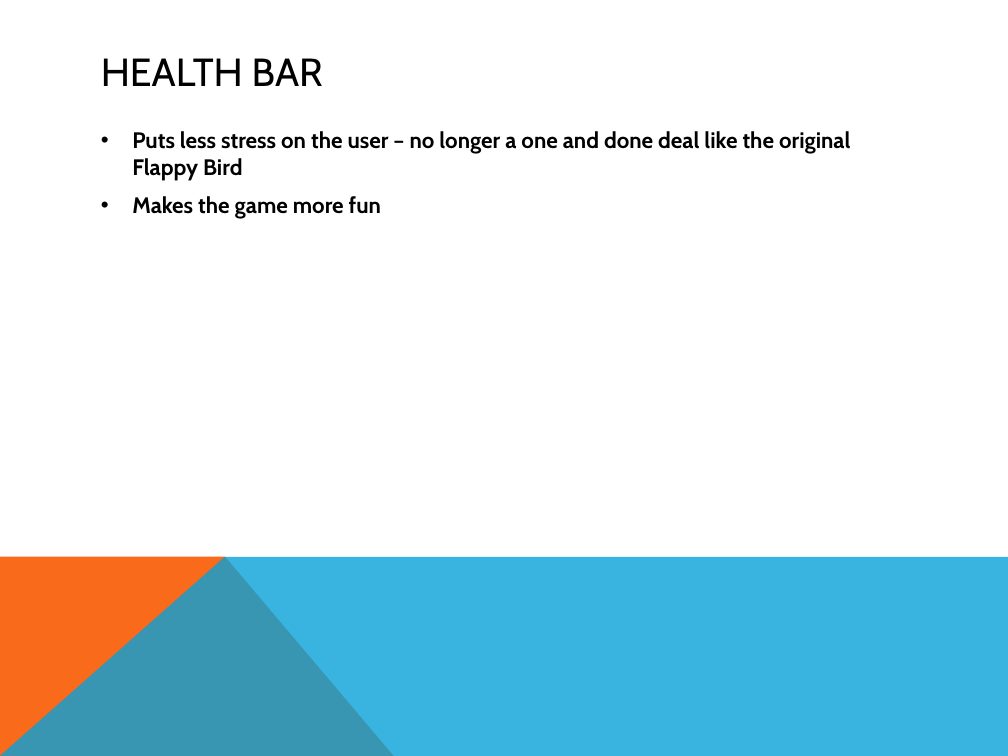
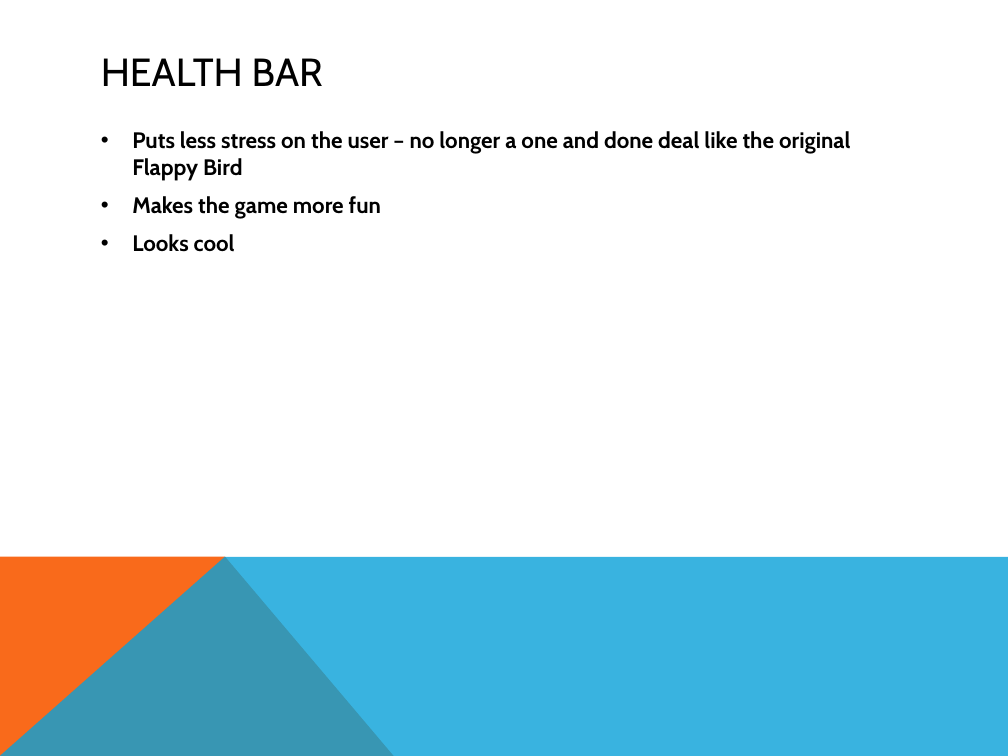
Before and after one commit to jpf2141/FlappyBird3D, a slide deck: slide 6 of final_presentation_slides.pptx. Drawn at 1008x756 pixels with LibreOffice and Linux fonts; fonts in the diff are those of the drawing. Boxes give left, top, right and bottom in pixels: in the first picture for what was removed or moved away, otherwise in the second. Text is boxed around its words. In the diff, an @@ line names an element or a change of style, - is before the commit and + after.

```diff
--- a/final_presentation_slides.pptx
+++ b/final_presentation_slides.pptx
@@ text at (132, 234, 235, 252): paragraph added @@
+• Looks cool
```
Also in this commit, not shown: 6 other slides changed, 52 other files.
